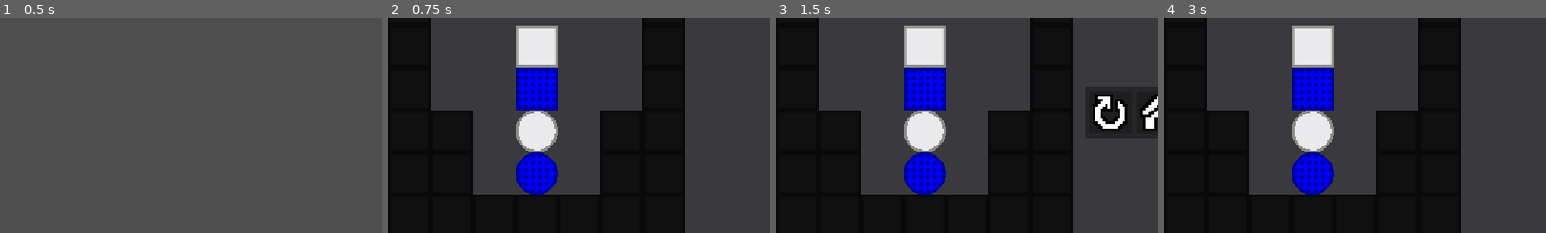
Above: before the commit, frames 1-4 (left to right).
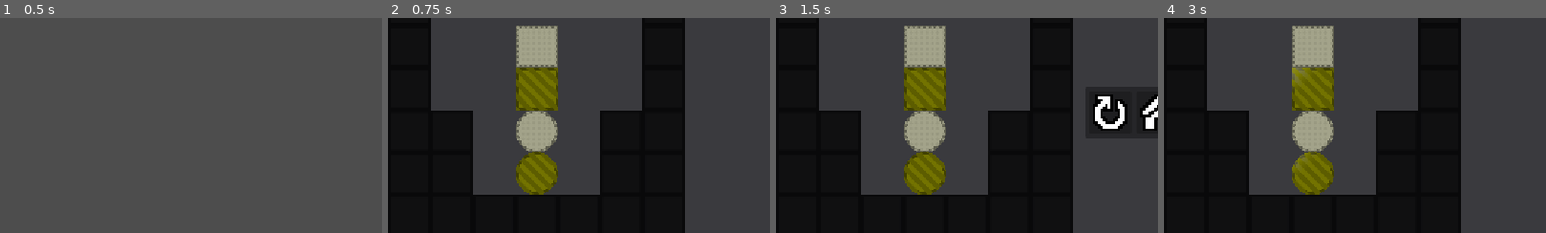
Above: after the commit, the same moments.

Repository: NoveritaDev/Colourbind
Game: Godot game, scene res://scenes/ui/level_select.tscn
Two runs of this game, one before a commit and one after it. Both use one fixed random seed, a clock stepped at 60 frames per second and the inputs below. The engine's default icon, where the game draws it, is replaced by a stand-in: a white triangle on a blue panel in a dark square.
Inputs (mouse positions are % of the whole screen's width and height, from its top left):
- Up to frame 1 (0.5 s): no input
- Up to frame 2 (0.75 s): click "level_1.tscn" at 0.5 s
- Up to frame 3 (1.5 s): click (97, 5) at 1.25 s
- Up to frame 4 (3 s): click (44, 50) at 2 s; tap Enter at 2.75 s; hold D (move_right) from 2.78 s (still down); tap Tab (cycle_glint_target, bound only after the commit) at 2.85 s
The pictures show only the part of the screen within x 0-50%, y 28-78%; the shares and areas given below are measured in that part.

Frame 1 is identical in both runs. In frame 2, 7.6% of the frame differs, in the area x 33-45%, y 3-83%; in frame 3, 7.6%; in frame 4, 7.6%.

Commit message:
Switched from global material lookup to per-scene values, removed instance uniforms, added glint for associated objects

Diff:
--- a/assets/materials/colour_1.tres
+++ b/assets/materials/colour_1.tres
@@ -8,4 +8,4 @@
 shader_parameter/tint = Vector3(0.314, 0.155, 0.018)
 shader_parameter/overlay = ExtResource("2_5k31u")
 shader_parameter/overlay_tint = Vector3(0.2, 0.1, 0)
-shader_parameter/glint_intensity = 0.3
+shader_parameter/glint_intensity = 0.0
--- a/assets/materials/colour_2.tres
+++ b/assets/materials/colour_2.tres
@@ -1,3 +1,11 @@
 [gd_resource type="ShaderMaterial" format=3 uid="uid://bo5y7lsmqogf"]
 
+[ext_resource type="Shader" uid="uid://cwrp8vxtkh3jv" path="res://assets/simulated_cvd_shaders/tint_shader.gdshader" id="1_5trpc"]
+[ext_resource type="Texture2D" uid="uid://hmatqv22kyoj" path="res://assets/textures/patterns/dots_texture.svg" id="2_3u6uk"]
+
 [resource]
+shader = ExtResource("1_5trpc")
+shader_parameter/tint = Vector3(0, 0.21, 0.21)
+shader_parameter/overlay = ExtResource("2_3u6uk")
+shader_parameter/overlay_tint = Vector3(0, 0.18, 0.18)
+shader_parameter/glint_intensity = 0.0
--- a/assets/materials/colour_3.tres
+++ b/assets/materials/colour_3.tres
@@ -1,3 +1,9 @@
 [gd_resource type="ShaderMaterial" format=3 uid="uid://bqsdrlcsl08jx"]
 
+[ext_resource type="Shader" uid="uid://cwrp8vxtkh3jv" path="res://assets/simulated_cvd_shaders/tint_shader.gdshader" id="1_4hh72"]
+
 [resource]
+shader = ExtResource("1_4hh72")
+shader_parameter/tint = Vector3(1, 1, 1)
+shader_parameter/overlay_tint = Vector3(0.8, 0.8, 0.8)
+shader_parameter/glint_intensity = 0.0
--- a/assets/simulated_cvd_shaders/lms_tint.gdshader
+++ /dev/null
@@ -1,98 +0,0 @@
-shader_type canvas_item;
-
-uniform sampler2D albedo_tex : source_color;
-uniform sampler2D pattern_tex_1 : source_color, hint_default_transparent, repeat_enable;
-uniform sampler2D pattern_tex_2 : source_color, hint_default_transparent, repeat_enable;
-
-instance uniform int pattern_index = 0;
-instance uniform vec3 tint = vec3(1.0, 1.0, 1.0);
-
-// https://mk.bcgsc.ca/colorblind/math.mhtml
-
-vec3 srgb_to_linear(vec3 c) {
-    return mix(
-        c / 12.92,
-        pow((c + 0.055) / 1.055, vec3(2.4)),
-        step(vec3(0.04045), c)
-    );
-}
-
-vec3 linear_to_xyz(vec3 c) {
-	mat3 to_xyz = transpose(mat3(
-        vec3(0.4124565, 0.3575761, 0.1804375),
-        vec3(0.2126729, 0.7151522, 0.0721750),
-        vec3(0.0193339, 0.1191920, 0.9503041)
-    ));
-	return to_xyz * c;
-}
-
-vec3 xyz_to_lms(vec3 c) {
-	mat3 to_lms = transpose(mat3(
-        vec3(0.4002, 0.7076, -0.0808),
-        vec3(-0.2263, 1.1653, 0.0457),
-        vec3(0, 0, 1)
-    ));
-
-	return to_lms * c;
-}
-
-vec3 lms_to_xyz(vec3 c) {
-	mat3 to_xyz = transpose(mat3(
-		vec3(1.8600666, -1.1294801, 0.2198983),
-		vec3(0.3612229, 0.6388043, 0),
-		vec3(0, 0, 1.089087)
-	));
-	return to_xyz * c;
-}
-
-vec3 xyz_to_linear(vec3 c) {
-	mat3 to_linear = transpose(mat3(
-		vec3(3.24045484, -1.5371389, -0.49853155),
-		vec3(-0.96926639, 1.8760109, 0.04155608),
-		vec3(0.05564342, -0.2040259, 1.05722516)
-	));
-	return to_linear * c;
-}
-
-// Convert Linear RGB to sRGB
-vec3 linear_to_srgb(vec3 c) {
-    return mix(
-        c * 12.92,
-        1.055 * pow(c, vec3(1.0 / 2.4)) - 0.055,
-        step(vec3(0.0031308), c)
-    );
-}
-
-void fragment() {
-	// Called for every pixel the material is visible on.
-	vec4 tex_colour = texture(albedo_tex, UV);
-
-	vec4 pattern_colour;
-	if (pattern_index == 1) {
-		pattern_colour = texture(pattern_tex_1, UV * .75);
-	}
-	else if (pattern_index == 2) {
-		pattern_colour = texture(pattern_tex_2, UV);
-	}
-	else {
-		pattern_colour = vec4(0);
-	}
-
-	vec3 pattern_colour_adj = .5 * (vec3(1) - pattern_colour.rgb);
-
-	//vec3 srgb_colour = tex_colour.rgb;
-	vec3 srgb_colour = mix(tex_colour.rgb, pattern_colour_adj, pattern_colour.a);
-
-	vec3 linear_rgb_colour = srgb_to_linear(srgb_colour);
-	vec3 xyz_colour = linear_to_xyz(linear_rgb_colour);
-	vec3 lms_colour = xyz_to_lms(xyz_colour);
-
-	lms_colour = lms_colour * tint;
-
-	xyz_colour = lms_to_xyz(lms_colour);
-	linear_rgb_colour = xyz_to_linear(xyz_colour);
-	srgb_colour = linear_to_srgb(linear_rgb_colour);
-
-	vec3 clamped_colour = clamp(srgb_colour, 0.0, 1.0);
-    COLOR = vec4(clamped_colour, tex_colour.a);
-}
--- a/project.godot
+++ b/project.godot
@@ -50,6 +50,11 @@
 , Object(InputEventKey,"resource_local_to_scene":false,"resource_name":"","device":-1,"window_id":0,"alt_pressed":false …(186 unchanged characters)…
 ]
 }
+cycle_glint_target={
+"deadzone": 0.2,
+"events": [Object(InputEventKey,"resource_local_to_scene":false,"resource_name":"","device":16,"window_id":0,"alt_pressed":false,"shift_pressed":false,"ctrl_pressed":false,"meta_pressed":false,"pressed":false,"keycode":0,"physical_keycode":4194306,"key_label":0,"unicode":0,"location":0,"echo":false,"script":null)
+]
+}
 
 [physics]
 
--- /dev/null
+++ b/scenes/game_objects/SceneMaterialManager.tscn
@@ -0,0 +1,6 @@
+[gd_scene format=3 uid="uid://csfgkbaoyiysn"]
+
+[ext_resource type="Script" uid="uid://bjrjgu2wy7p5o" path="res://scenes/game_objects/scene_material_manager.gd" id="1_a7vh7"]
+
+[node name="SceneMaterialManager" type="Node" unique_id=964364232]
+script = ExtResource("1_a7vh7")
--- a/scenes/game_objects/box.gd
+++ b/scenes/game_objects/box.gd
@@ -3,28 +3,7 @@
 
 static var MAX_PUSH_COUNT = 1 # -1 means infinite boxes
 
-@export var lms_tint: Vector3 = Vector3(1.0, 1.0, 1.0):
-	set(value):
-		lms_tint = value
-		_update_tint()
-@export var override_tint: bool = false:
-	set(value):
-		override_tint = value
-		_update_tint()
-
-@onready var sprite: Sprite2D = $s
-
-func _update_tint() -> void:
-	if is_instance_valid(sprite):
-		if override_tint:
-			sprite.set_instance_shader_parameter("tint", lms_tint)
-			sprite.set_instance_shader_parameter("pattern_index", 0)
-		else:
-			sprite.set_instance_shader_parameter("tint", color_dict[color])
-			sprite.set_instance_shader_parameter("pattern_index", pattern_dict[color])
-
 func _ready() -> void:
 	super._ready()
 	if color == OBJ_COLOR.NONE:
 		print("This box has no color, is that on purpose?")
-	_update_tint()
--- a/scenes/game_objects/box.tscn
+++ b/scenes/game_objects/box.tscn
@@ -2,15 +2,6 @@
 
 [ext_resource type="Script" uid="uid://6u7smwwwwxul" path="res://scenes/game_objects/box.gd" id="1_761wl"]
 [ext_resource type="Texture2D" uid="uid://coey3sdq30sxi" path="res://assets/textures/WhiteSquare.png" id="2_11yiq"]
-[ext_resource type="Shader" uid="uid://bd84h6hart1b0" path="res://assets/simulated_cvd_shaders/lms_tint.gdshader" id="2_hac0c"]
-[ext_resource type="Texture2D" uid="uid://hmatqv22kyoj" path="res://assets/textures/patterns/dots_texture.svg" id="4_hac0c"]
-[ext_resource type="Texture2D" uid="uid://s7u1j812c01i" path="res://assets/textures/patterns/hatching.svg" id="5_5xfmd"]
-
-[sub_resource type="ShaderMaterial" id="ShaderMaterial_11yiq"]
-shader = ExtResource("2_hac0c")
-shader_parameter/albedo_tex = ExtResource("2_11yiq")
-shader_parameter/pattern_tex_1 = ExtResource("4_hac0c")
-shader_parameter/pattern_tex_2 = ExtResource("5_5xfmd")
 
 [node name="Box" type="Node2D" unique_id=874453324]
 texture_filter = 1
@@ -18,5 +9,5 @@
 metadata/_custom_type_script = "uid://bf5gmevl5olyt"
 
 [node name="s" type="Sprite2D" parent="." unique_id=657374925]
-material = SubResource("ShaderMaterial_11yiq")
+use_parent_material = true
 texture = ExtResource("2_11yiq")
--- a/scenes/game_objects/button.gd
+++ b/scenes/game_objects/button.gd
@@ -2,26 +2,6 @@
 extends GameObject
 
 var activated : bool
-
-@export var lms_tint: Vector3 = Vector3(1.0, 1.0, 1.0):
-	set(value):
-		lms_tint = value
-		_update_tint()
-
-@onready var sprite: Sprite2D = $Sprite2D
-@export var override_tint: bool = false:
-	set(value):
-		override_tint = value
-		_update_tint()
-
-func _update_tint() -> void:
-	if is_instance_valid(sprite):
-		if override_tint:
-			sprite.set_instance_shader_parameter("tint", lms_tint)
-			sprite.set_instance_shader_parameter("pattern_index", 0)
-		else:
-			sprite.set_instance_shader_parameter("tint", color_dict[color])
-			sprite.set_instance_shader_parameter("pattern_index", pattern_dict[color])
 
 signal s_activation(change: bool)
 
@@ -57,5 +37,5 @@
 	super._ready()
 	if color == OBJ_COLOR.NONE:
 		print("This button has no color, is that on purpose?")
-	_update_tint()
+	#_update_tint()
 	GRID.s_box_moved.connect(check_for_box)
--- a/scenes/game_objects/button.tscn
+++ b/scenes/game_objects/button.tscn
@@ -2,15 +2,6 @@
 
 [ext_resource type="Script" uid="uid://yw5pxikgqrqy" path="res://scenes/game_objects/button.gd" id="1_ybjr1"]
 [ext_resource type="Texture2D" uid="uid://8g4q2brr2s1c" path="res://assets/textures/WhiteCircle.png" id="2_5ktqh"]
-[ext_resource type="Shader" uid="uid://bd84h6hart1b0" path="res://assets/simulated_cvd_shaders/lms_tint.gdshader" id="2_lt4ra"]
-[ext_resource type="Texture2D" uid="uid://hmatqv22kyoj" path="res://assets/textures/patterns/dots_texture.svg" id="4_iqtcf"]
-[ext_resource type="Texture2D" uid="uid://s7u1j812c01i" path="res://assets/textures/patterns/hatching.svg" id="5_aa06t"]
-
-[sub_resource type="ShaderMaterial" id="ShaderMaterial_ybjr1"]
-shader = ExtResource("2_lt4ra")
-shader_parameter/albedo_tex = ExtResource("2_5ktqh")
-shader_parameter/pattern_tex_1 = ExtResource("4_iqtcf")
-shader_parameter/pattern_tex_2 = ExtResource("5_aa06t")
 
 [node name="Button" type="Node2D" unique_id=1203081120]
 script = ExtResource("1_ybjr1")
@@ -18,5 +9,5 @@
 
 [node name="Sprite2D" type="Sprite2D" parent="." unique_id=766157425]
 texture_filter = 1
-material = SubResource("ShaderMaterial_ybjr1")
+use_parent_material = true
 texture = ExtResource("2_5ktqh")
--- a/scenes/game_objects/game_object.gd
+++ b/scenes/game_objects/game_object.gd
@@ -3,42 +3,14 @@
 
 static var GRID : Grid
 
-# List of colors, NONE is there for non-colored gameobjects
-enum OBJ_COLOR { # We can add more colors, just this for now
+enum OBJ_COLOR {
 	NONE,
-	RED,
-	BLUE,
-	GREEN,
-	CYAN,
-	GREY,
-	PINK
-}
-
-# Where color objects get mapped to actual colors
-var color_dict : Dictionary[OBJ_COLOR, Color] = {
-	OBJ_COLOR.NONE: Color(1,1,1),
-	OBJ_COLOR.RED: Color(0.314,0.155,0.018),
-	OBJ_COLOR.BLUE: Color(0.046500889, 0.086707664, 0.872632109),
-	OBJ_COLOR.GREEN: Color(0.639540462, 0.757927085, 0.109446836),
-	#these are hard to tell apart for protanopia
-	OBJ_COLOR.CYAN: Color(0.392, 0.710, 0.690),
-	OBJ_COLOR.GREY: Color(0.659, 0.663, 0.671),
-	OBJ_COLOR.PINK: Color(0.847, 0.604, 0.651)
-}
-
-var pattern_dict : Dictionary[OBJ_COLOR, int] = {
-	OBJ_COLOR.NONE: 0,
-	OBJ_COLOR.RED: 0,
-	OBJ_COLOR.BLUE: 1,
-	OBJ_COLOR.GREEN: 2, # Change to other pattern
-
-	OBJ_COLOR.CYAN: 0,
-	OBJ_COLOR.GREY: 1,
-	OBJ_COLOR.PINK: 2,
+	COLOUR_1,
+	COLOUR_2,
+	COLOUR_3
 }
 
 @export var color : OBJ_COLOR
 
-
 func _ready() -> void:
-	modulate = color_dict[color]
+	pass
--- /dev/null
+++ b/scenes/game_objects/scene_material_manager.gd
@@ -0,0 +1,59 @@
+extends Node
+
+@export var colour_1: Material = null
+@export var colour_2: Material = null
+@export var colour_3: Material = null
+var glint_index: int = 0
+var max_index: int = 0
+
+func find_all_game_objects(root: Node = get_tree().current_scene) -> Array[GameObject]:
+
+	var results: Array[GameObject] = []
+
+	if is_instance_of(root, GameObject):
+		results.append(root)
+
+	for child in root.get_children():
+		results.append_array(find_all_game_objects(child))
+
+	return results
+
+func get_material(index: int) -> Material:
+	if index == 1:
+		return colour_1
+	elif index == 2:
+		return colour_2
+	elif index == 3:
+		return colour_3
+	else:
+		return null
+
+func _process(_delta: float) -> void:
+	if Input.is_action_just_pressed("cycle_glint_target"):
+		var m: Material = get_material(glint_index)
+		if m != null:
+			m.set_shader_parameter("glint_intensity", 0.0)
+
+		glint_index = (glint_index + 1) % (max_index + 1)
+
+		m = get_material(glint_index)
+		if m != null:
+			m.set_shader_parameter("glint_intensity", 0.3)
+
+func _ready() -> void:
+	var all_game_objects = find_all_game_objects()
+	for item in all_game_objects:
+		if item.color == GameObject.OBJ_COLOR.COLOUR_1:
+			item.material = colour_1
+		elif item.color == GameObject.OBJ_COLOR.COLOUR_2:
+			item.material = colour_2
+		elif item.color == GameObject.OBJ_COLOR.COLOUR_3:
+			item.material = colour_3
+
+	max_index = 3
+	if colour_3 == null:
+		max_index = 2
+	if colour_2 == null:
+		max_index = 1
+	if colour_1 == null:
+		max_index = 0
--- a/scenes/levels/level_1.tscn
+++ b/scenes/levels/level_1.tscn
@@ -7,8 +7,13 @@
 [ext_resource type="PackedScene" uid="uid://cuqomjcc84dsx" path="res://scenes/game_objects/box.tscn" id="5_w73a1"]
 [ext_resource type="PackedScene" uid="uid://c8tvnqlumv3n7" path="res://scenes/ui/hud.tscn" id="6_tc44x"]
 [ext_resource type="PackedScene" uid="uid://2gww3woy0ukh" path="res://scenes/game_objects/cvd_camera.tscn" id="7_nsphw"]
+[ext_resource type="PackedScene" uid="uid://csfgkbaoyiysn" path="res://scenes/game_objects/SceneMaterialManager.tscn" id="7_s8va5"]
+[ext_resource type="Material" uid="uid://dw7qsca1f8d0m" path="res://assets/materials/colour_1.tres" id="8_dga24"]
+[ext_resource type="Material" uid="uid://bo5y7lsmqogf" path="res://assets/materials/colour_2.tres" id="9_qxy0u"]
 
 [node name="Level01" type="Node2D" unique_id=615450944]
+
+[node name="CvdCamera" parent="." unique_id=1028353294 instance=ExtResource("7_nsphw")]
 
 [node name="Grid" type="Node2D" parent="." unique_id=2044820807]
 script = ExtResource("1_w73a1")
@@ -26,23 +31,25 @@
 
 [node name="Box" parent="Grid" unique_id=874453324 instance=ExtResource("5_w73a1")]
 position = Vector2(228, 274)
-color = 2
+color = 1
 
 [node name="Box2" parent="Grid" unique_id=1501728900 instance=ExtResource("5_w73a1")]
 position = Vector2(226, 214)
-color = 4
+color = 2
 
 [node name="Button2" parent="Grid" unique_id=2114804485 instance=ExtResource("3_v64ir")]
 position = Vector2(227, 343)
-color = 4
+color = 2
 
 [node name="Button" parent="Grid" unique_id=1203081120 instance=ExtResource("3_v64ir")]
 position = Vector2(225, 409)
-color = 2
+color = 1
 
 [node name="Player" parent="Grid" unique_id=187205818 instance=ExtResource("4_7vfie")]
 position = Vector2(224, 93)
 
 [node name="HUD" parent="." unique_id=446530125 instance=ExtResource("6_tc44x")]
 
-[node name="CvdCamera" parent="." unique_id=1028353294 instance=ExtResource("7_nsphw")]
+[node name="SceneMaterialManager" parent="." unique_id=964364232 instance=ExtResource("7_s8va5")]
+colour_1 = ExtResource("8_dga24")
+colour_2 = ExtResource("9_qxy0u")
--- a/scenes/levels/level_2.tscn
+++ b/scenes/levels/level_2.tscn
@@ -6,9 +6,15 @@
 [ext_resource type="PackedScene" uid="uid://bb7yi4mxkv7q3" path="res://scenes/player.tscn" id="4_rwlrc"]
 [ext_resource type="PackedScene" uid="uid://cuqomjcc84dsx" path="res://scenes/game_objects/box.tscn" id="5_1hglp"]
 [ext_resource type="PackedScene" uid="uid://c8tvnqlumv3n7" path="res://scenes/ui/hud.tscn" id="6_50wog"]
-[ext_resource type="PackedScene" uid="uid://2gww3woy0ukh" path="res://scenes/game_objects/cvd_camera.tscn" id="7_1ey3t"]
+[ext_resource type="PackedScene" uid="uid://csfgkbaoyiysn" path="res://scenes/game_objects/SceneMaterialManager.tscn" id="7_qsp8v"]
+[ext_resource type="Material" uid="uid://dw7qsca1f8d0m" path="res://assets/materials/colour_1.tres" id="8_nt80m"]
+[ext_resource type="Material" uid="uid://bo5y7lsmqogf" path="res://assets/materials/colour_2.tres" id="9_brxtv"]
+[ext_resource type="Material" uid="uid://bqsdrlcsl08jx" path="res://assets/materials/colour_3.tres" id="10_tv7cl"]
+[ext_resource type="PackedScene" uid="uid://2gww3woy0ukh" path="res://scenes/game_objects/cvd_camera.tscn" id="11_nt80m"]
 
 [node name="Level01" type="Node2D" unique_id=615450944]
+
+[node name="CvdCamera" parent="." unique_id=1028353294 instance=ExtResource("11_nt80m")]
 
 [node name="Grid" type="Node2D" parent="." unique_id=2044820807]
 script = ExtResource("1_g0d3o")
@@ -25,7 +31,7 @@
 
 [node name="Box" parent="Grid" unique_id=874453324 instance=ExtResource("5_1hglp")]
 position = Vector2(287, 345)
-color = 5
+color = 1
 
 [node name="Box2" parent="Grid" unique_id=1267091128 instance=ExtResource("5_1hglp")]
 position = Vector2(349, 409)
@@ -33,15 +39,15 @@
 
 [node name="Box3" parent="Grid" unique_id=674441133 instance=ExtResource("5_1hglp")]
 position = Vector2(286, 408)
-color = 4
+color = 2
 
 [node name="Button" parent="Grid" unique_id=1203081120 instance=ExtResource("3_ohkgf")]
 position = Vector2(481, 415)
-color = 5
+color = 1
 
 [node name="Button2" parent="Grid" unique_id=946785190 instance=ExtResource("3_ohkgf")]
 position = Vector2(352, 225)
-color = 4
+color = 2
 
 [node name="Button3" parent="Grid" unique_id=506749543 instance=ExtResource("3_ohkgf")]
 position = Vector2(287, 547)
@@ -52,4 +58,7 @@
 
 [node name="HUD" parent="." unique_id=446530125 instance=ExtResource("6_50wog")]
 
-[node name="CvdCamera" parent="." unique_id=1028353294 instance=ExtResource("7_1ey3t")]
+[node name="SceneMaterialManager" parent="." unique_id=964364232 instance=ExtResource("7_qsp8v")]
+colour_1 = ExtResource("8_nt80m")
+colour_2 = ExtResource("9_brxtv")
+colour_3 = ExtResource("10_tv7cl")
--- a/scenes/levels/level_3.tscn
+++ b/scenes/levels/level_3.tscn
@@ -7,6 +7,10 @@
 [ext_resource type="PackedScene" uid="uid://bb7yi4mxkv7q3" path="res://scenes/player.tscn" id="4_a0uur"]
 [ext_resource type="PackedScene" uid="uid://cuqomjcc84dsx" path="res://scenes/game_objects/box.tscn" id="5_yy4na"]
 [ext_resource type="PackedScene" uid="uid://c8tvnqlumv3n7" path="res://scenes/ui/hud.tscn" id="6_07dqf"]
+[ext_resource type="PackedScene" uid="uid://csfgkbaoyiysn" path="res://scenes/game_objects/SceneMaterialManager.tscn" id="8_n6eey"]
+[ext_resource type="Material" uid="uid://dw7qsca1f8d0m" path="res://assets/materials/colour_1.tres" id="9_qi5uv"]
+[ext_resource type="Material" uid="uid://bo5y7lsmqogf" path="res://assets/materials/colour_2.tres" id="10_f6egh"]
+[ext_resource type="Material" uid="uid://bqsdrlcsl08jx" path="res://assets/materials/colour_3.tres" id="11_t4txi"]
 
 [node name="Level01" type="Node2D" unique_id=615450944]
 
@@ -27,19 +31,19 @@
 
 [node name="Box" parent="Grid" unique_id=874453324 instance=ExtResource("5_yy4na")]
 position = Vector2(221, 346)
-color = 5
+color = 1
 
 [node name="Box2" parent="Grid" unique_id=1129021981 instance=ExtResource("5_yy4na")]
 position = Vector2(219, 281)
-color = 5
+color = 1
 
 [node name="Box3" parent="Grid" unique_id=173298822 instance=ExtResource("5_yy4na")]
 position = Vector2(407, 348)
-color = 6
+color = 2
 
 [node name="Box4" parent="Grid" unique_id=205159485 instance=ExtResource("5_yy4na")]
 position = Vector2(407, 287)
-color = 6
+color = 2
 
 [node name="Box5" parent="Grid" unique_id=292138077 instance=ExtResource("5_yy4na")]
 position = Vector2(348, 230)
@@ -51,19 +55,19 @@
 
 [node name="Button" parent="Grid" unique_id=1203081120 instance=ExtResource("3_gkpor")]
 position = Vector2(541, 288)
-color = 5
+color = 1
 
 [node name="Button2" parent="Grid" unique_id=946785190 instance=ExtResource("3_gkpor")]
 position = Vector2(92, 288)
-color = 6
+color = 2
 
 [node name="Button3" parent="Grid" unique_id=506749543 instance=ExtResource("3_gkpor")]
 position = Vector2(96, 357)
-color = 6
+color = 2
 
 [node name="Button4" parent="Grid" unique_id=101407547 instance=ExtResource("3_gkpor")]
 position = Vector2(544, 352)
-color = 5
+color = 1
 
 [node name="Button5" parent="Grid" unique_id=531561248 instance=ExtResource("3_gkpor")]
 position = Vector2(347, 356)
@@ -77,3 +81,8 @@
 position = Vector2(341, 299)
 
 [node name="HUD" parent="." unique_id=446530125 instance=ExtResource("6_07dqf")]
+
+[node name="SceneMaterialManager" parent="." unique_id=964364232 instance=ExtResource("8_n6eey")]
+colour_1 = ExtResource("9_qi5uv")
+colour_2 = ExtResource("10_f6egh")
+colour_3 = ExtResource("11_t4txi")
--- a/scenes/levels/level_4.tscn
+++ b/scenes/levels/level_4.tscn
@@ -1,7 +1,10 @@
 [gd_scene format=4 uid="uid://dxi0ykf6a7u3g"]
 
 [ext_resource type="Script" uid="uid://p2lbfpwpu5mb" path="res://scenes/game_objects/grid.gd" id="1_a3l5x"]
+[ext_resource type="PackedScene" uid="uid://csfgkbaoyiysn" path="res://scenes/game_objects/SceneMaterialManager.tscn" id="1_um320"]
+[ext_resource type="Material" uid="uid://dw7qsca1f8d0m" path="res://assets/materials/colour_1.tres" id="2_glw47"]
 [ext_resource type="PackedScene" uid="uid://qg88fdcrj6sy" path="res://scenes/game_objects/walls.tscn" id="2_keemd"]
+[ext_resource type="Material" uid="uid://bo5y7lsmqogf" path="res://assets/materials/colour_2.tres" id="3_4wsov"]
 [ext_resource type="PackedScene" uid="uid://d28b4nu3hm2ji" path="res://scenes/game_objects/button.tscn" id="3_ppbiy"]
 [ext_resource type="PackedScene" uid="uid://bb7yi4mxkv7q3" path="res://scenes/player.tscn" id="4_c6rld"]
 [ext_resource type="PackedScene" uid="uid://cuqomjcc84dsx" path="res://scenes/game_objects/box.tscn" id="5_yklhy"]
@@ -9,6 +12,8 @@
 [ext_resource type="PackedScene" uid="uid://2gww3woy0ukh" path="res://scenes/game_objects/cvd_camera.tscn" id="7_keemd"]
 
 [node name="Level01" type="Node2D" unique_id=615450944]
+
+[node name="CvdCamera" parent="." unique_id=1028353294 instance=ExtResource("7_keemd")]
 
 [node name="Grid" type="Node2D" parent="." unique_id=2044820807]
 script = ExtResource("1_a3l5x")
@@ -25,23 +30,25 @@
 
 [node name="Box" parent="Grid" unique_id=874453324 instance=ExtResource("5_yklhy")]
 position = Vector2(224, 160)
-color = 4
+color = 1
 
 [node name="Box2" parent="Grid" unique_id=1267091128 instance=ExtResource("5_yklhy")]
 position = Vector2(417, 477)
-color = 5
+color = 2
 
 [node name="Button" parent="Grid" unique_id=1203081120 instance=ExtResource("3_ppbiy")]
 position = Vector2(416, 352)
-color = 4
+color = 1
 
 [node name="Button2" parent="Grid" unique_id=946785190 instance=ExtResource("3_ppbiy")]
 position = Vector2(286, 290)
-color = 5
+color = 2
 
 [node name="Player" parent="Grid" unique_id=187205818 instance=ExtResource("4_c6rld")]
 position = Vector2(484, 481)
 
 [node name="HUD" parent="." unique_id=446530125 instance=ExtResource("6_o4ql5")]
 
-[node name="CvdCamera" parent="." unique_id=1028353294 instance=ExtResource("7_keemd")]
+[node name="SceneMaterialManager" parent="." unique_id=964364232 instance=ExtResource("1_um320")]
+colour_1 = ExtResource("2_glw47")
+colour_2 = ExtResource("3_4wsov")
--- a/scenes/levels/level_5.tscn
+++ b/scenes/levels/level_5.tscn
@@ -7,8 +7,14 @@
 [ext_resource type="PackedScene" uid="uid://cuqomjcc84dsx" path="res://scenes/game_objects/box.tscn" id="5_8w8tq"]
 [ext_resource type="PackedScene" uid="uid://c8tvnqlumv3n7" path="res://scenes/ui/hud.tscn" id="6_foqc1"]
 [ext_resource type="PackedScene" uid="uid://2gww3woy0ukh" path="res://scenes/game_objects/cvd_camera.tscn" id="7_1jnh5"]
+[ext_resource type="PackedScene" uid="uid://csfgkbaoyiysn" path="res://scenes/game_objects/SceneMaterialManager.tscn" id="8_dwyms"]
+[ext_resource type="Material" uid="uid://dw7qsca1f8d0m" path="res://assets/materials/colour_1.tres" id="9_6xwso"]
+[ext_resource type="Material" uid="uid://bo5y7lsmqogf" path="res://assets/materials/colour_2.tres" id="10_5ke18"]
+[ext_resource type="Material" uid="uid://bqsdrlcsl08jx" path="res://assets/materials/colour_3.tres" id="11_j14br"]
 
 [node name="Level01" type="Node2D" unique_id=615450944]
+
+[node name="CvdCamera" parent="." unique_id=1028353294 instance=ExtResource("7_1jnh5")]
 
 [node name="Grid" type="Node2D" parent="." unique_id=2044820807]
 script = ExtResource("1_r8ojw")
@@ -25,31 +31,34 @@
 
 [node name="Box" parent="Grid" unique_id=874453324 instance=ExtResource("5_8w8tq")]
 position = Vector2(285, 346)
-color = 4
+color = 1
 
 [node name="Box2" parent="Grid" unique_id=1267091128 instance=ExtResource("5_8w8tq")]
 position = Vector2(354, 292)
-color = 6
+color = 3
 
 [node name="Box3" parent="Grid" unique_id=674441133 instance=ExtResource("5_8w8tq")]
 position = Vector2(222, 286)
-color = 5
+color = 2
 
 [node name="Button" parent="Grid" unique_id=1203081120 instance=ExtResource("3_jgt0v")]
 position = Vector2(480, 283)
-color = 5
+color = 2
 
 [node name="Button2" parent="Grid" unique_id=946785190 instance=ExtResource("3_jgt0v")]
 position = Vector2(92, 288)
-color = 4
+color = 1
 
 [node name="Button3" parent="Grid" unique_id=506749543 instance=ExtResource("3_jgt0v")]
 position = Vector2(287, 481)
-color = 6
+color = 3
 
 [node name="Player" parent="Grid" unique_id=187205818 instance=ExtResource("4_hvqp8")]
 position = Vector2(287, 225)
 
 [node name="HUD" parent="." unique_id=446530125 instance=ExtResource("6_foqc1")]
 
-[node name="CvdCamera" parent="." unique_id=1028353294 instance=ExtResource("7_1jnh5")]
+[node name="SceneMaterialManager" parent="." unique_id=964364232 instance=ExtResource("8_dwyms")]
+colour_1 = ExtResource("9_6xwso")
+colour_2 = ExtResource("10_5ke18")
+colour_3 = ExtResource("11_j14br")
--- a/scenes/test_scenes/nova_test_scene.tscn
+++ b/scenes/test_scenes/nova_test_scene.tscn
@@ -34,7 +34,6 @@
 
 [node name="Box" parent="." unique_id=874453324 instance=ExtResource("4_rkinu")]
 position = Vector2(-235, -176)
-lms_tint = Vector3(0, 1, 1)
 color = 1
 
 [node name="WhiteSquare" type="Sprite2D" parent="." unique_id=234742172]
Not shown, removed: assets/simulated_cvd_shaders/lms_tint.gdshader.uid
Not shown, added: scenes/game_objects/scene_material_manager.gd.uid
